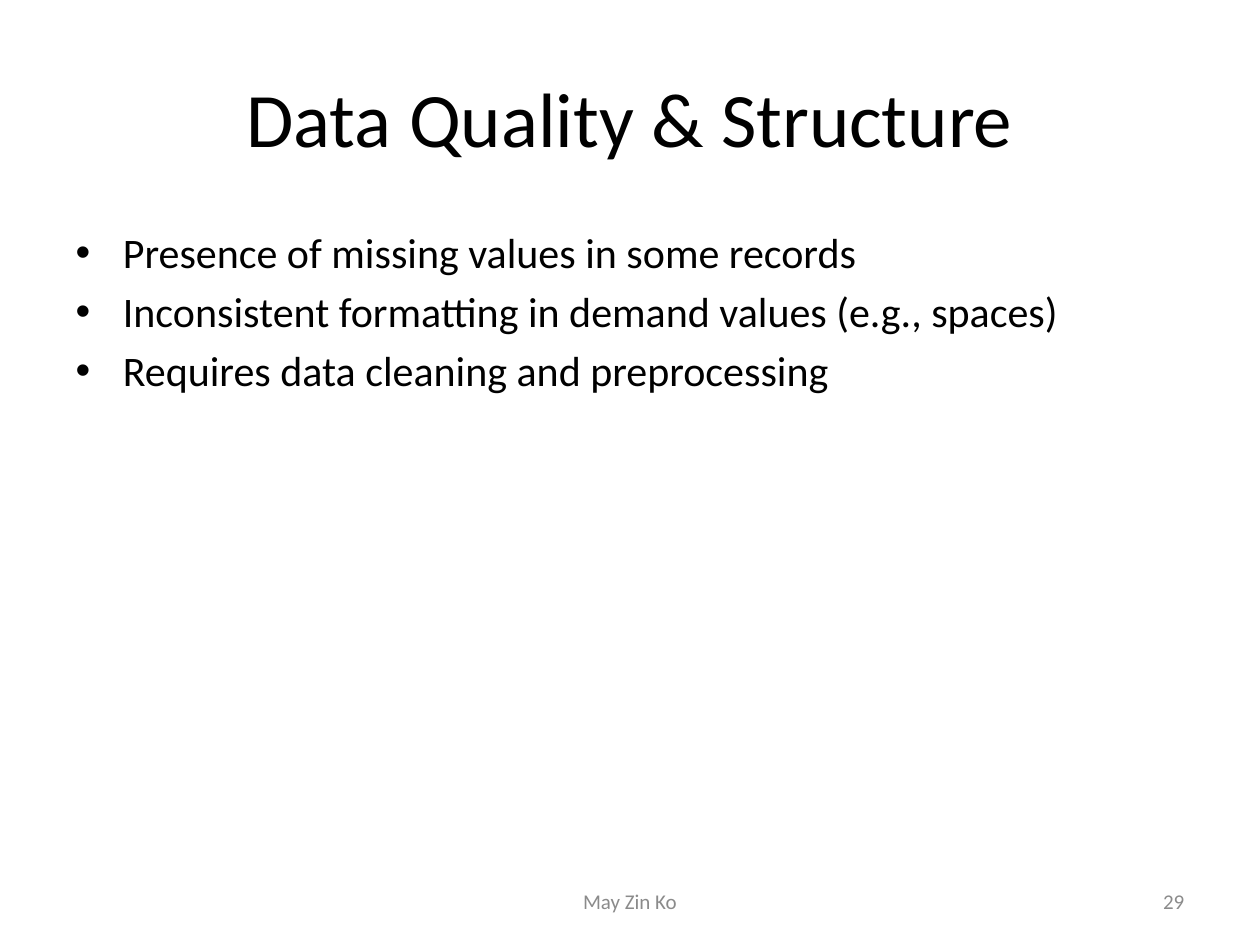
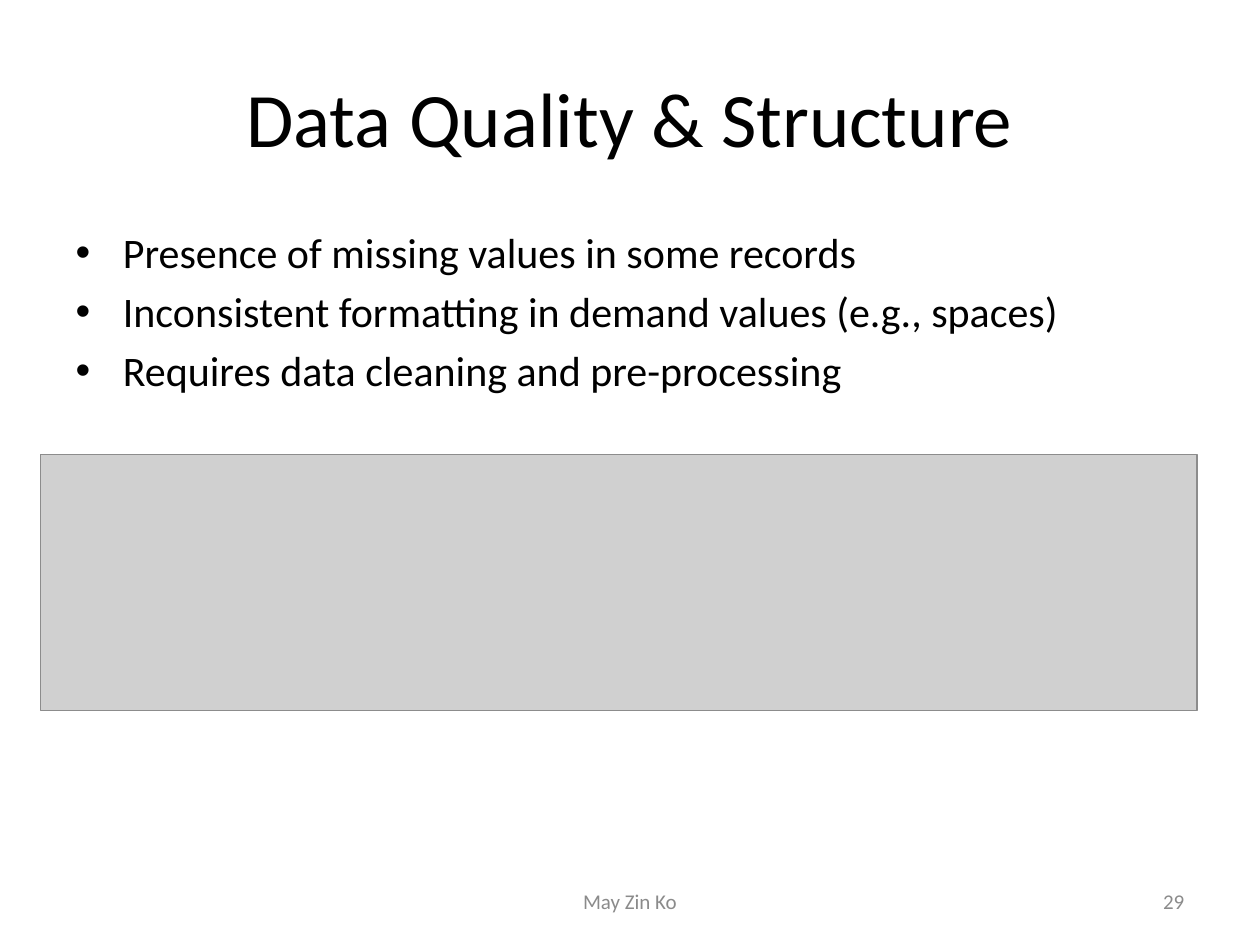
Before and after one commit to MayZinKo/Demand_Management_Industrial_Analytics_Project, a slide deck: slide 29 of Demand_Management_Presentation.pptx. Drawn at 1260x945 pixels with LibreOffice and Linux fonts; fonts in the diff are those of the drawing; grey boxes stand for pictures. Boxes give left, top, right and bottom in pixels: in the first picture for what was removed or moved away, otherwise in the second. Text is boxed around its words. In the diff, an @@ line names an element or a change of style, - is before the commit and + after.

```diff
--- a/Demand_Management_Presentation.pptx
+++ b/Demand_Management_Presentation.pptx
@@ text at (x1=123, y1=356, x2=841, y2=394): text changed @@
-• Requires data cleaning and preprocessing
+• Requires data cleaning and pre-processing
@@ picture added at (x1=40, y1=455, x2=1197, y2=711) @@
```
Also in this commit, not shown: 9 other slides changed, 5 slides added, 6 slides removed, 1 other file.
